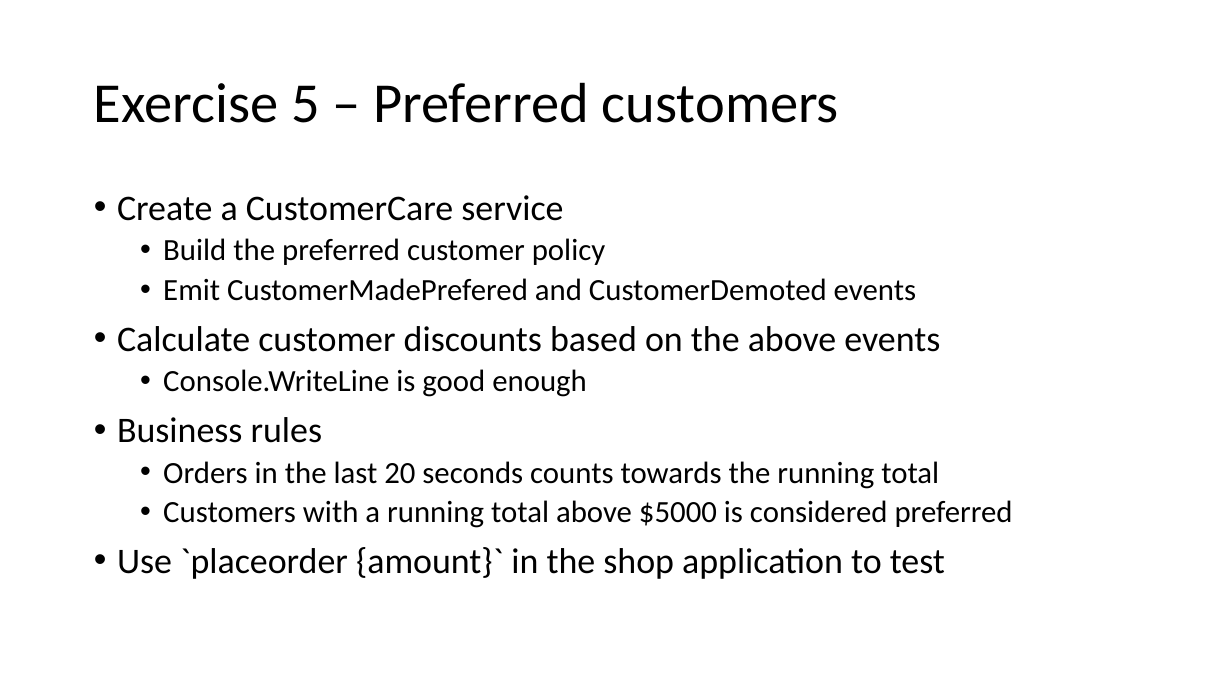
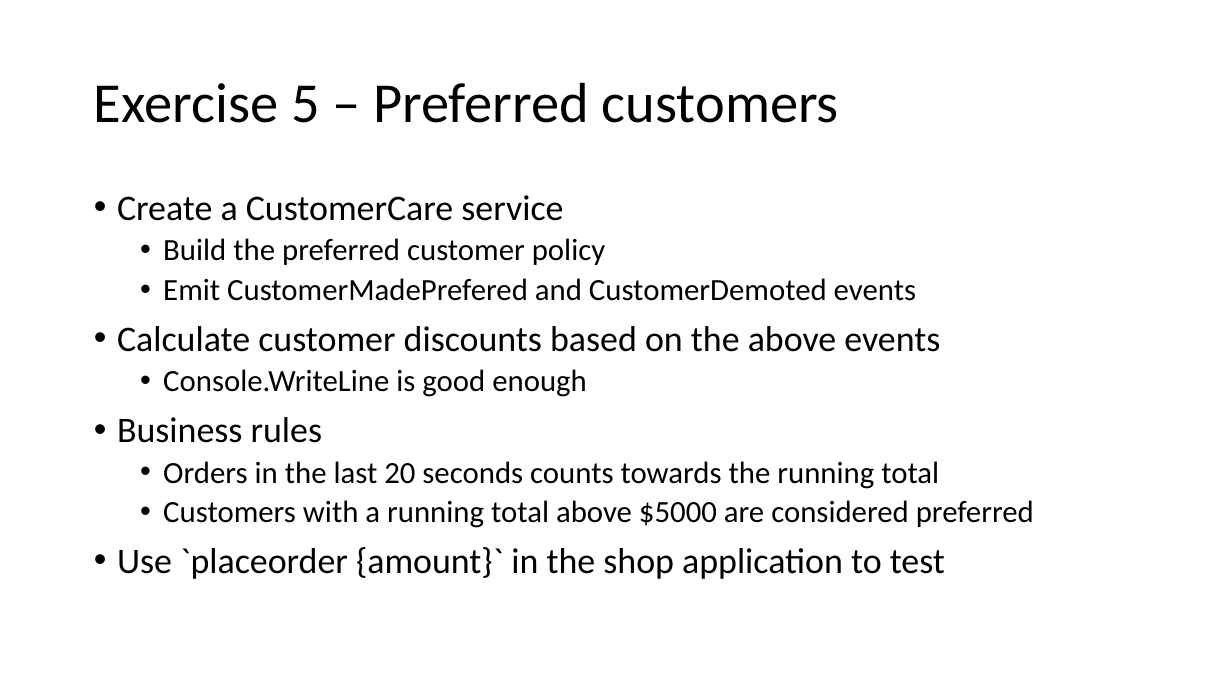
Before and after one commit to Particular/SagaMasterClass, a slide deck: slide 68 of SagaMasterClass.pptx (slide 65 before the commit). Drawn at 1232x693 pixels with LibreOffice and Linux fonts; fonts in the diff are those of the drawing. Boxes give left, top, right and bottom in pixels: in the first picture for what was removed or moved away, otherwise in the second. Text is boxed around its words. In the diff, an @@ line names an element or a change of style, - is before the commit and + after.

```diff
--- a/SagaMasterClass.pptx
+++ b/SagaMasterClass.pptx
@@ text at (163, 500, 1034, 528): text changed @@
-  • Customers with a running total above $5000 is considered preferred
+  • Customers with a running total above $5000 are considered preferred
```
Also in this commit, not shown: 9 other slides changed, 3 slides added.
